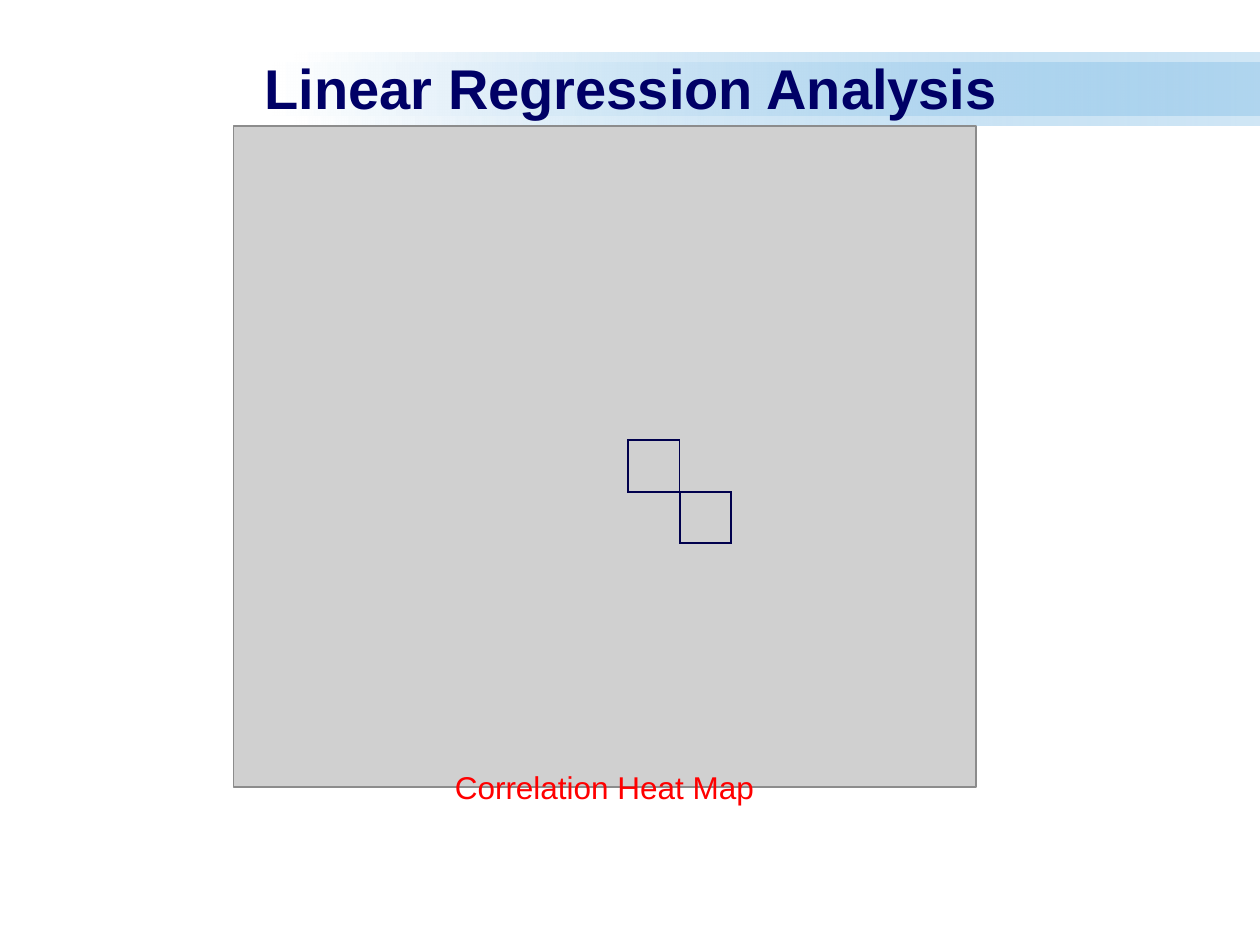
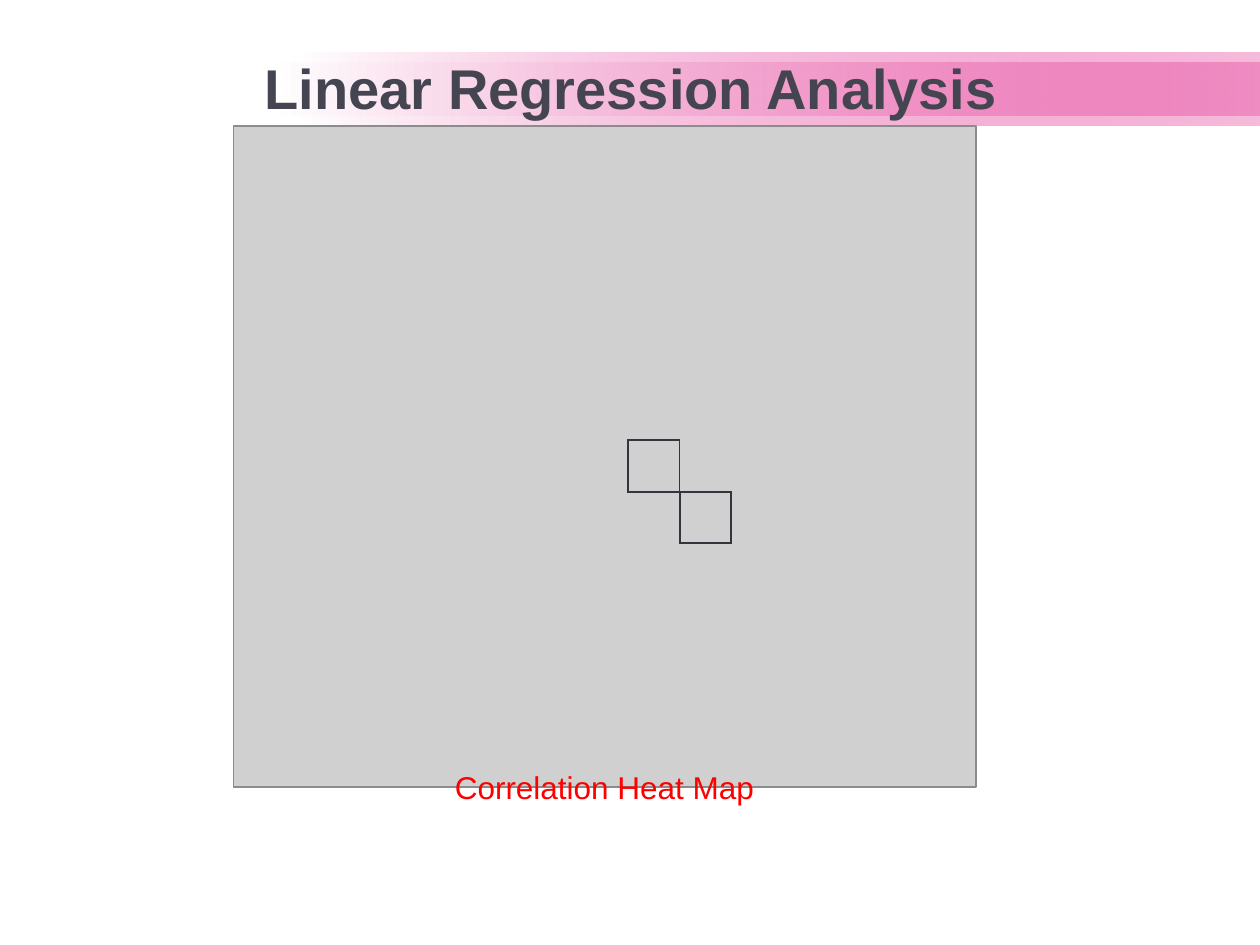
Before and after one commit to tamhuynh92/Machine-Learning-Project, a slide deck: slide 12 of Breast Cancer.ppt. Drawn at 1260x945 pixels with LibreOffice and Linux fonts; fonts in the diff are those of the drawing; grey boxes stand for pictures; background and template pictures are left out. Boxes give left, top, right and bottom in pixels: in the first picture for what was removed or moved away, otherwise in the second. Text is boxed around its words. In the diff, an @@ line names an element or a change of style, - is before the commit and + after.

```diff
--- a/Breast Cancer.ppt
+++ b/Breast Cancer.ppt
@@ title "Linear Regression Analysis" at [265, 65, 996, 120]: text colour #000066 to #454551 @@
@@ rectangle at [294, 53, 1260, 126]: fill gradient #FFFFFF to #6FB4E3 to gradient #FFFFFF to #E32D91 @@
@@ rectangle at [273, 63, 1260, 116]: fill gradient #FFFFFF to #6FB4E3 to gradient #FFFFFF to #E32D91 @@
@@ rectangle at [627, 440, 679, 491]: outline #00004D 0.99 pt to #34343D 0.99 pt @@
@@ rectangle at [679, 491, 731, 543]: outline #00004D 0.99 pt to #34343D 0.99 pt @@
```
Also in this commit, not shown: 21 other slides changed, 4 slides added, 1 slide removed.
